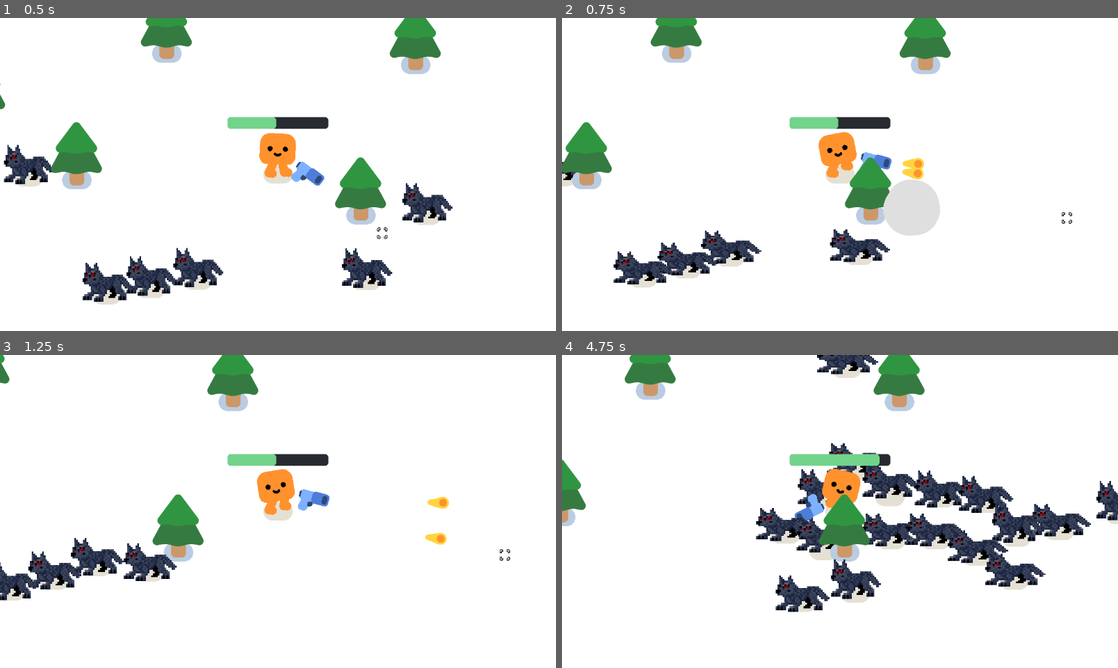
Above: before the commit, frames 1-4 (two rows, left to right).
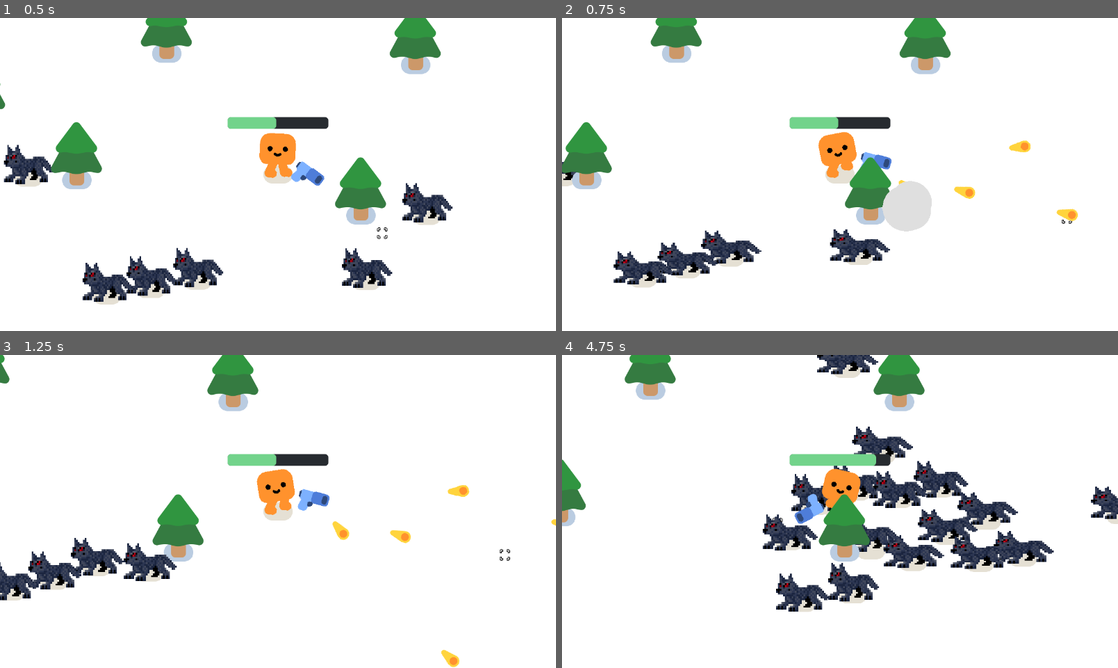
Above: after the commit, the same moments.

Repository: jakehyo/FoolJam2024
Game: Godot game, scene res://fooljamgame.tscn
The game is run twice, just before and just after one commit, with the same random seed, the same clock (stepped at 60 frames per second) and the same inputs.
Inputs (mouse positions are in pixels of both pictures, inside the frame that each line leads up to):
- Up to frame 1 (0.5 s): no input
- Up to frame 2 (0.75 s): move the mouse to (962, 158) at 0.52 s; press the mouse at (962, 158) at 0.53 s; hold D (move_right) from 0.53 s (still down)
- Up to frame 3 (1.25 s): keep holding D (move_right)
- Up to frame 4 (4.75 s): move the mouse to (728, 527) at 1.27 s; release D (move_right) at 1.28 s; release the mouse at (728, 527) at 1.28 s; hold S (move_down) 1.28-2.03 s; click (728, 527) at 1.35 s; move the mouse to (895, 442) at 2.02 s; press the mouse at (895, 442) at 2.03 s; hold D (move_right) 2.03-2.78 s; move the mouse to (812, 574) at 2.77 s; release the mouse at (812, 574) at 2.78 s; hold W (move_up) 2.78-3.53 s; click (812, 574) at 2.85 s; move the mouse to (1006, 558) at 3.52 s; press the mouse at (1006, 558) at 3.53 s; hold A (move_left) from 3.53 s (still down); move the mouse to (673, 464) at 4.27 s; release the mouse at (673, 464) at 4.28 s; click (673, 464) at 4.35 s

Frame 1 is identical in both runs. In frame 2, 0.9% of the frame differs, in the area x 57-93%, y 39-70%; in frame 3, 0.7%; in frame 4, 11%, in the area x 34-100%, y 22-83%.

Commit message:
piercing bullets

Diff:
--- a/bullet.gd
+++ b/bullet.gd
@@ -5,6 +5,7 @@
 var SPEED = 1000.0
 var RANGE = 1200.0
 var DAMAGE = 1
+var PIERCE = 0
 
 func _physics_process(delta):
 	var direction = Vector2.RIGHT.rotated(rotation)
@@ -16,6 +17,9 @@
 
 
 func _on_body_entered(body):
-	queue_free()
+	if PIERCE > 0:
+		PIERCE -= 1
+	else:
+		queue_free()
 	if body.has_method("take_damage"):
 		body.take_damage(DAMAGE)
--- a/gun.gd
+++ b/gun.gd
@@ -6,6 +6,7 @@
 @export var bullet_speed = 1000.0
 @export var bullet_range = 1000.0
 @export var bullet_damage = 1
+@export var bullet_pierce = 0
 
 var time_since_last_shot = 1.0
 
@@ -22,6 +23,7 @@
 		new_bullet.SPEED = bullet_speed
 		new_bullet.RANGE = bullet_range
 		new_bullet.DAMAGE = bullet_damage
+		new_bullet.PIERCE = bullet_pierce
 		new_bullet.global_position = %ShootingPoint.global_position
 		new_bullet.global_rotation = %ShootingPoint.global_rotation + randf_range(-spread, spread)
 		%ShootingPoint.add_child(new_bullet)
--- a/gun.tscn
+++ b/gun.tscn
@@ -11,6 +11,11 @@
 collision_layer = 0
 collision_mask = 2
 script = ExtResource("1_pokdw")
+bullets_per_shot = 1
+spread = 0.0
+bullet_speed = 3000.0
+bullet_damage = 10
+bullet_pierce = 3
 
 [node name="CollisionShape2D" type="CollisionShape2D" parent="."]
 shape = SubResource("CircleShape2D_cibm3")
--- a/mob.tscn
+++ b/mob.tscn
@@ -9,12 +9,11 @@
 [node name="Mob" type="CharacterBody2D"]
 collision_layer = 2
 collision_mask = 3
-platform_floor_layers = 0
 script = ExtResource("1_kkdk6")
-
-[node name="Wolf" parent="." instance=ExtResource("2_lx3aq")]
-unique_name_in_owner = true
 
 [node name="CollisionShape2D" type="CollisionShape2D" parent="."]
 position = Vector2(0, -30)
 shape = SubResource("CircleShape2D_t0ttg")
+
+[node name="Wolf" parent="." instance=ExtResource("2_33fpv")]
+unique_name_in_owner = true
--- a/player.tscn
+++ b/player.tscn
@@ -27,7 +27,6 @@
 corner_radius_bottom_left = 8
 
 [node name="Player" type="CharacterBody2D"]
-platform_floor_layers = 0
 script = ExtResource("1_a14st")
 
 [node name="HappyBoo" parent="." instance=ExtResource("1_rvlrf")]
@@ -42,6 +41,10 @@
 [node name="Gun" parent="." instance=ExtResource("3_8c0kc")]
 unique_name_in_owner = true
 position = Vector2(0, -44)
+shoot_cooldown = 0.05
+spread = 0.7
+bullet_damage = 1
+bullet_pierce = 1
 
 [node name="HurtBox" type="Area2D" parent="."]
 unique_name_in_owner = true
Not shown: 1 places in mob.tscn that only renumber resources
